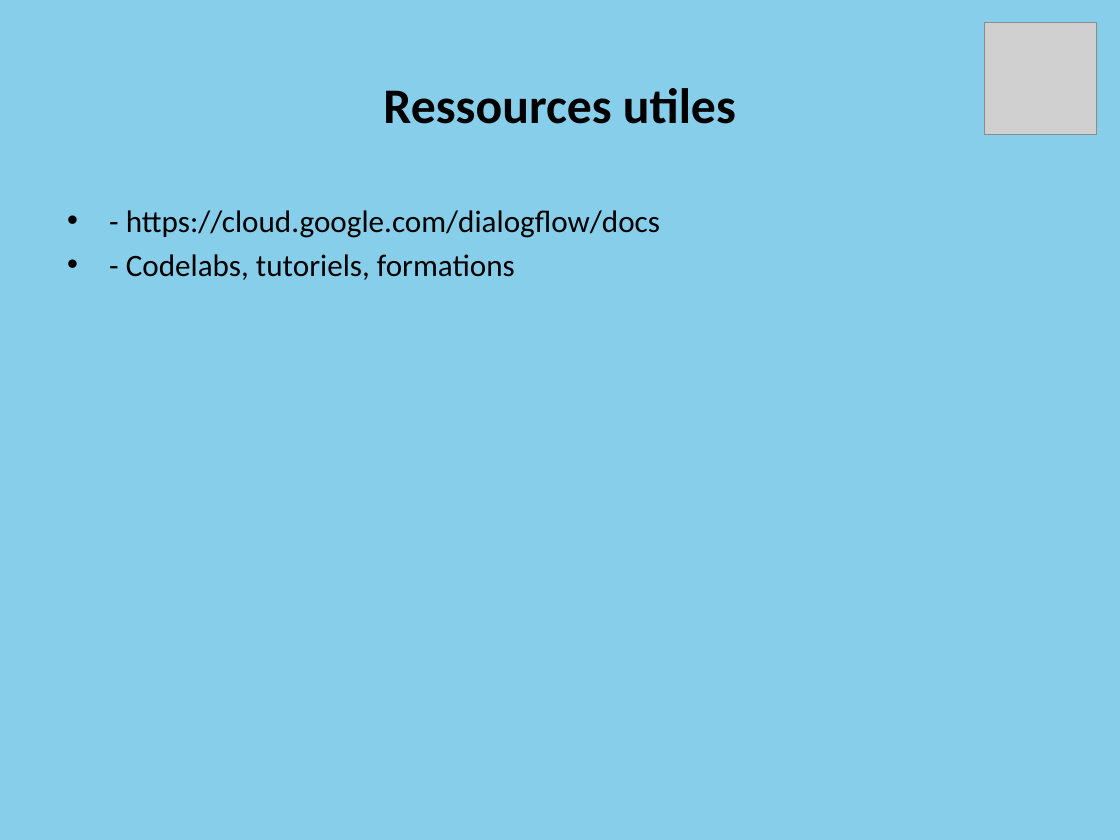
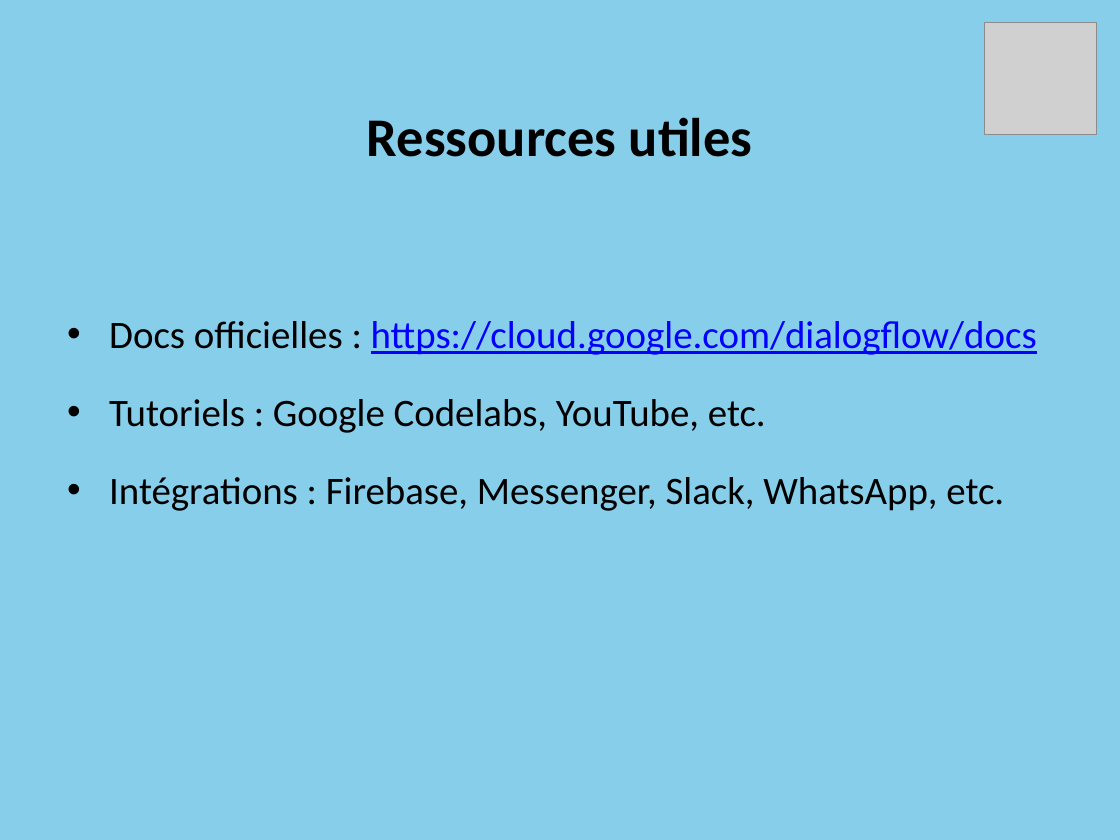
Before and after one commit to Projet-CLD/Google_Dialogflow, a slide deck: slide 12 of Dialogflow_Presentation.pptx (slide 10 before the commit). Drawn at 1120x840 pixels with LibreOffice and Linux fonts; fonts in the diff are those of the drawing; grey boxes stand for pictures. Boxes give left, top, right and bottom in pixels: in the first picture for what was removed or moved away, otherwise in the second. Text is boxed around its words. In the diff, an @@ line names an element or a change of style, - is before the commit and + after.

```diff
--- a/Dialogflow_Presentation.pptx
+++ b/Dialogflow_Presentation.pptx
@@ title "Ressources utiles" moved from (x1=383, y1=88, x2=736, y2=124) to (x1=367, y1=117, x2=753, y2=157) @@
@@ title "Ressources utiles" at (x1=367, y1=117, x2=753, y2=157): size 32 to 35 pt @@
@@ text at (x1=109, y1=321, x2=1037, y2=511): text changed; size 20 to 25 pt @@
-• - https://cloud.google.com/dialogflow/docs
-• - Codelabs, tutoriels, formations
+• Docs officielles : https://cloud.google.com/dialogflow/docs
+• Tutoriels : Google Codelabs, YouTube, etc.
+• Intégrations : Firebase, Messenger, Slack, WhatsApp, etc.
```
Also in this commit, not shown: 6 other slides changed, 5 slides added, 2 slides removed.
